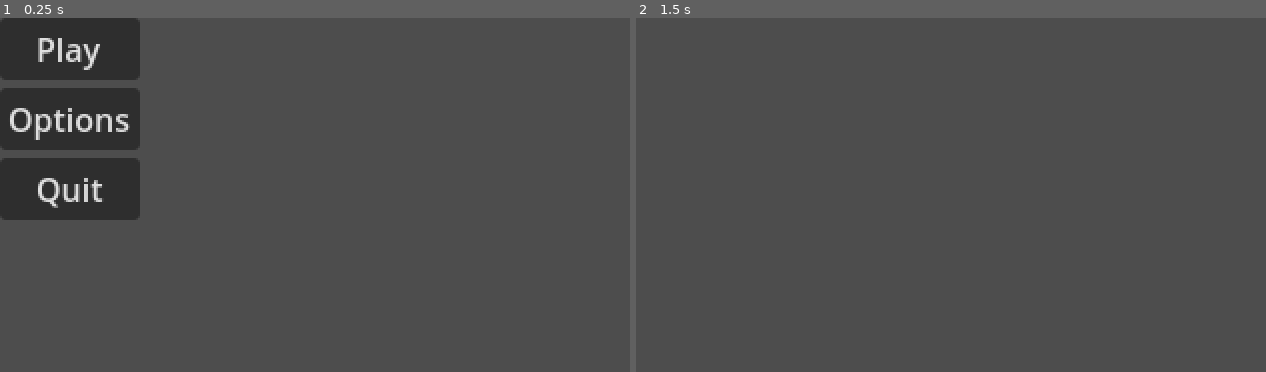
Above: before the commit, frames 1-2 (left to right).
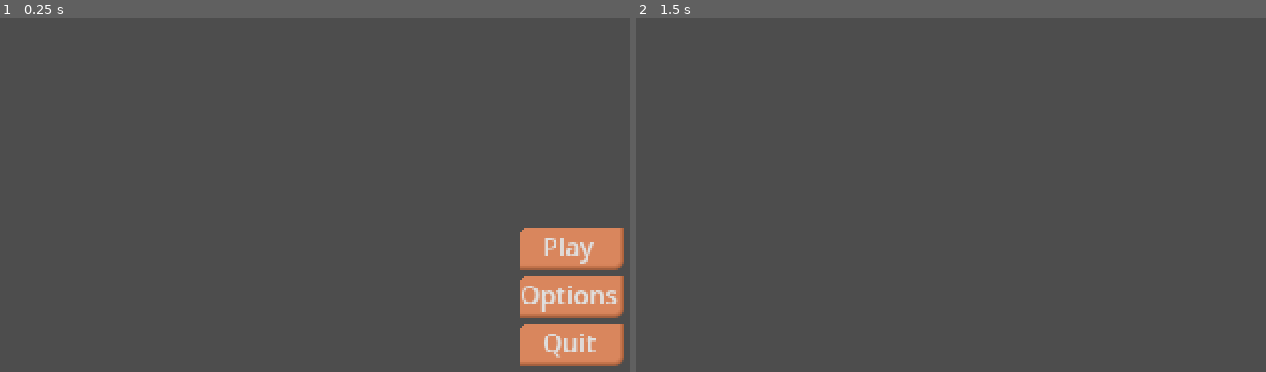
Above: after the commit, the same moments.

Repository: eigenstuffs/ld56
Game: Godot game, scene res://scenes/menu/MainMenu.tscn
Same seed, same stepped clock (60 frames per second), same inputs: the game is played once before the commit and once after it.
Inputs (mouse positions are in pixels of both pictures, inside the frame that each line leads up to):
- Up to frame 1 (0.25 s): no input
- Up to frame 2 (1.5 s): click "Play" at 0.5 s; tap Enter at 1.25 s; move the mouse to (1095, 180) at 1.27 s; press the mouse at (1095, 180) at 1.28 s; hold Right (right) from 1.28 s (still down)

The runs differ from the first frame. In frame 1, 17% of the frame differs, in the area x 0-100%, y 0-99%; in frame 2, nothing differs.

Commit message:
Update MainMenu.tscn

Diff:
--- a/scenes/menu/MainMenu.tscn
+++ b/scenes/menu/MainMenu.tscn
@@ -1,6 +1,19 @@
-[gd_scene load_steps=2 format=3 uid="uid://dgkyn6i41q2ua"]
+[gd_scene load_steps=4 format=3 uid="uid://dgkyn6i41q2ua"]
 
 [ext_resource type="Script" path="res://scenes/menu/main_menu.gd" id="1_impgw"]
+
+[sub_resource type="StyleBoxFlat" id="StyleBoxFlat_nd27h"]
+bg_color = Color(0.85098, 0.52549, 0.364706, 1)
+border_width_right = 3
+border_width_bottom = 3
+border_color = Color(0.686703, 0.388746, 0.237652, 1)
+border_blend = true
+corner_radius_top_left = 5
+corner_radius_bottom_right = 5
+
+[sub_resource type="Theme" id="Theme_aeuk1"]
+Button/styles/normal = SubResource("StyleBoxFlat_nd27h")
+Button/styles/pressed = null
 
 [node name="MainMenu" type="Control"]
 layout_mode = 3
@@ -9,12 +22,16 @@
 anchor_bottom = 1.0
 grow_horizontal = 2
 grow_vertical = 2
+theme = SubResource("Theme_aeuk1")
 script = ExtResource("1_impgw")
 
 [node name="MarginContainer" type="MarginContainer" parent="."]
 layout_mode = 0
-offset_right = 40.0
-offset_bottom = 40.0
+offset_left = 260.0
+offset_top = 105.0
+offset_right = 325.0
+offset_bottom = 191.0
+scale = Vector2(0.8, 0.8)
 
 [node name="VBoxContainer" type="VBoxContainer" parent="MarginContainer"]
 layout_mode = 2
